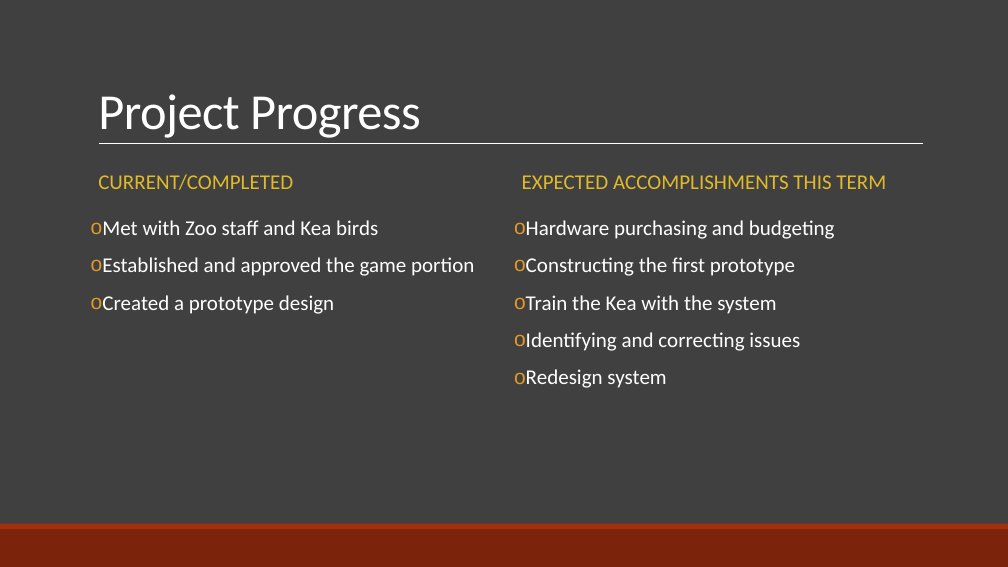
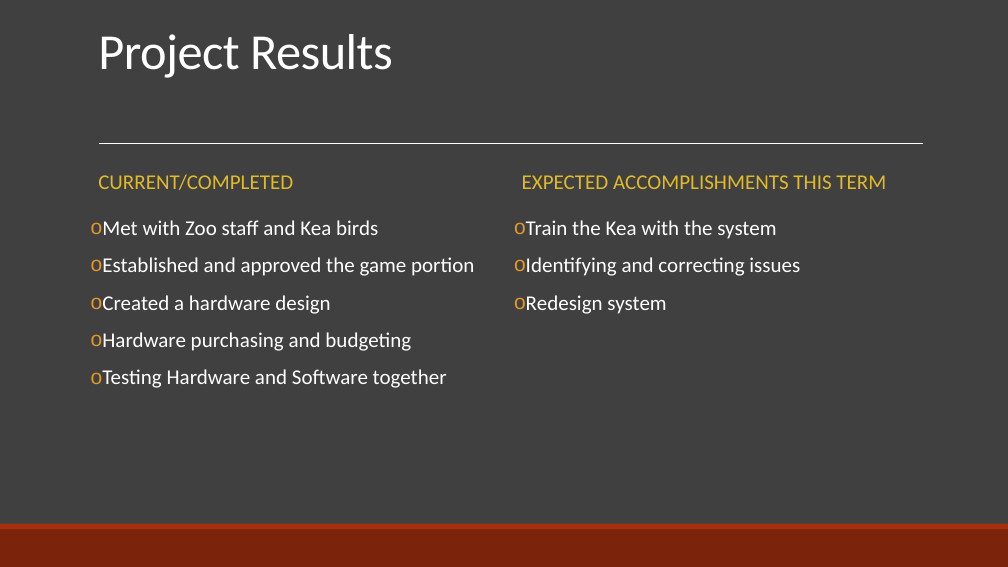
Before and after one commit to AnneRenee42/SeniorDesign, a slide deck: slide 9 of Kea PowerPoint.pptx (slide 8 before the commit). Drawn at 1008x567 pixels with LibreOffice and Linux fonts; fonts in the diff are those of the drawing. Boxes give left, top, right and bottom in pixels: in the first picture for what was removed or moved away, otherwise in the second. Text is boxed around its words. In the diff, an @@ line names an element or a change of style, - is before the commit and + after.

```diff
--- a/Kea PowerPoint.pptx
+++ b/Kea PowerPoint.pptx
@@ title at <box>98,34,393,78</box>: text changed @@
-Project Progress
+Project Results
@@ text at <box>526,220,835,276</box>: paragraphs removed @@
-o Hardware purchasing and budgeting
-o Constructing the first prototype
@@ text at <box>102,295,447,388</box>: text changed @@
-o Created a prototype design
+o Created a hardware design
+o Hardware purchasing and budgeting
+o Testing Hardware and Software together
```
Also in this commit, not shown: 3 other slides changed, 4 slides added, 3 slides removed.
